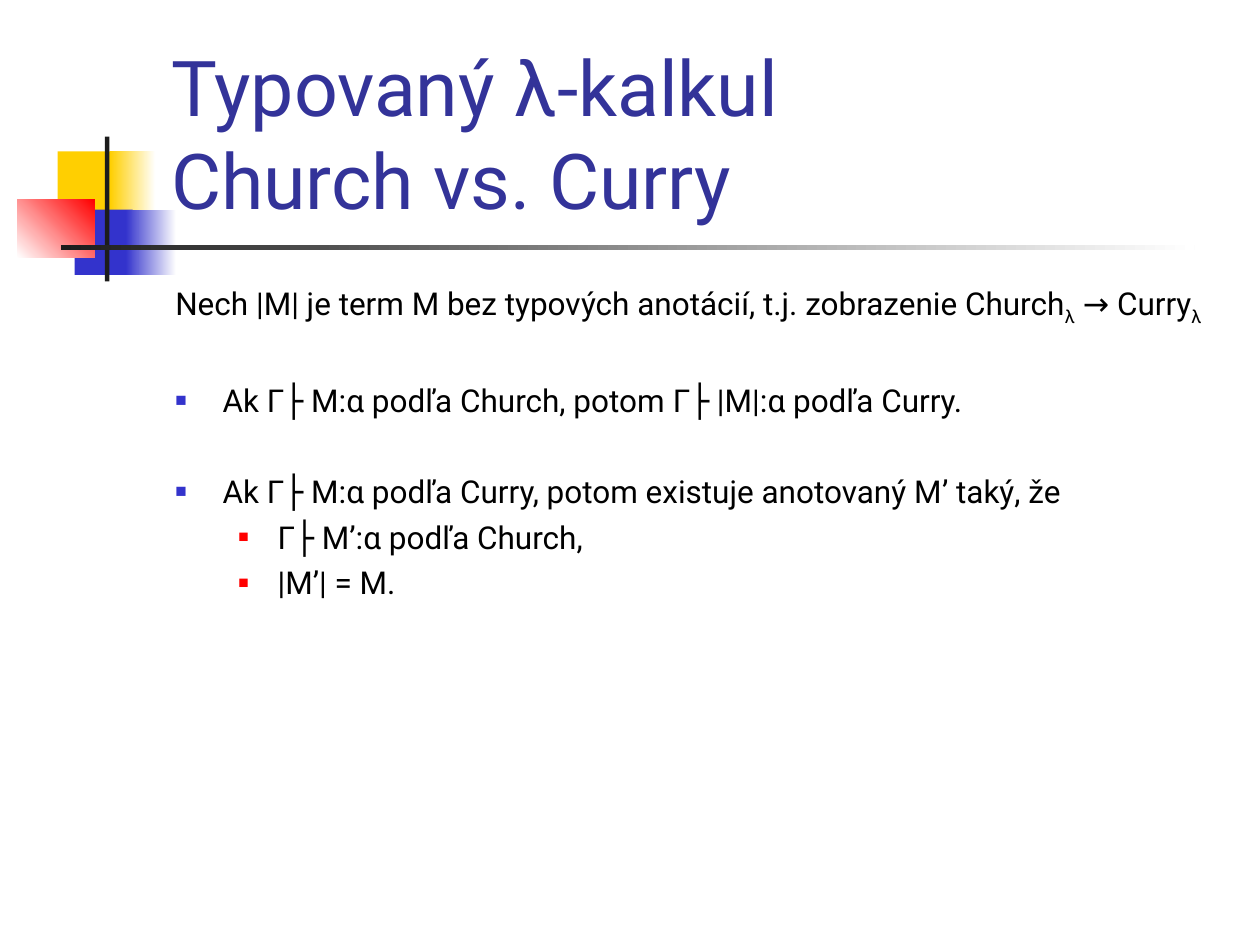
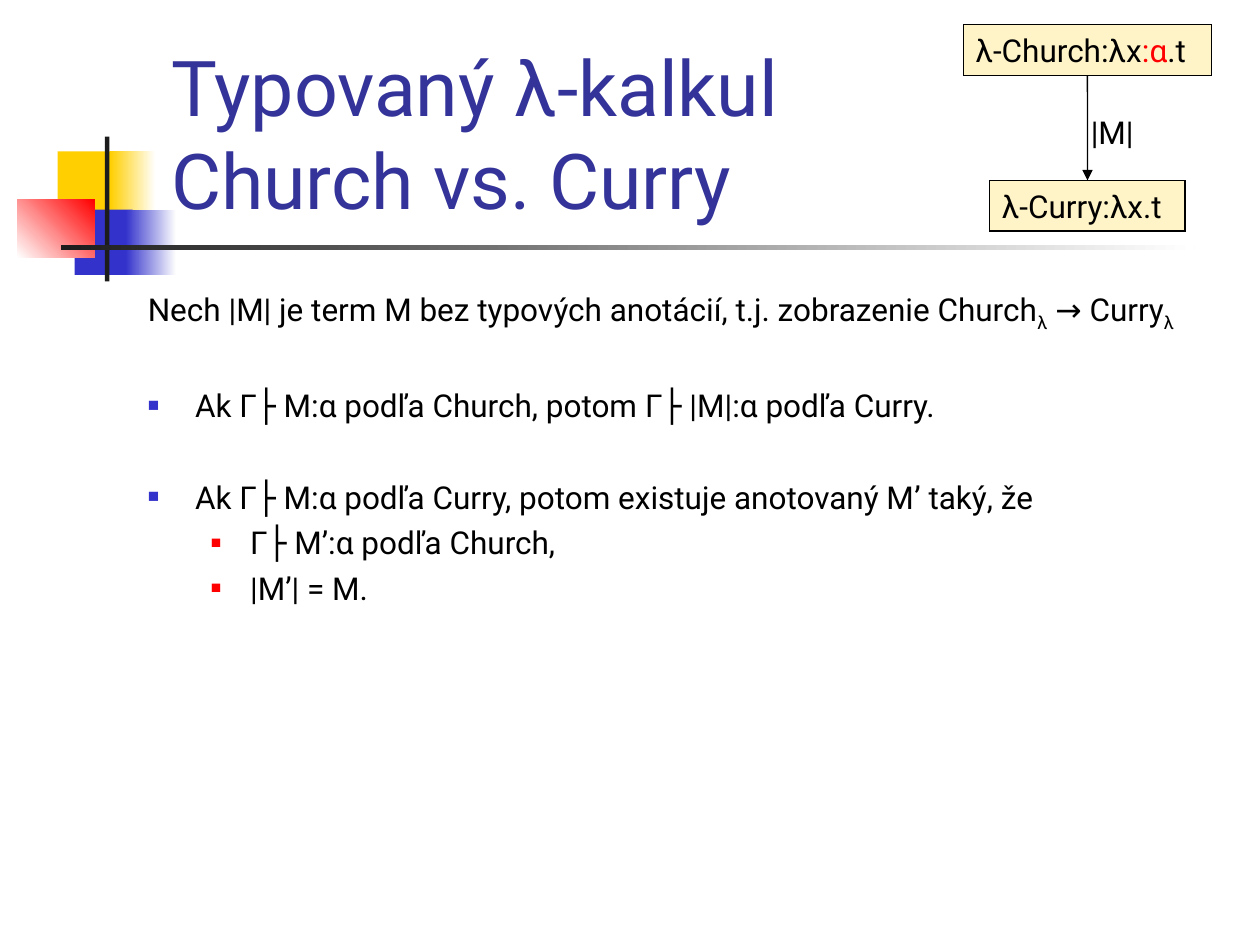
Before and after one commit to Funkcionalne/Prednasky, a slide deck: slide 15 of 08/08_fpro.ppt. Drawn at 1260x945 pixels with LibreOffice and Linux fonts; fonts in the diff are those of the drawing. Boxes give left, top, right and bottom in pixels: in the first picture for what was removed or moved away, otherwise in the second. Text is boxed around its words. In the diff, an @@ line names an element or a change of style, - is before the commit and + after.

```diff
--- a/08/08_fpro.ppt
+++ b/08/08_fpro.ppt
@@ rectangle added at <box>963,25,1211,76</box>, fill #FFF4C8, outline #000000 0.74 pt, 18 pt, text #000000 @@
+λ-Church:λx:α.t
@@ arrow added from (1087, 76) to (1087, 180), #000000 0.74 pt @@
@@ text added at <box>1091,121,1134,148</box>, 18 pt, text #000000 @@
+|M|
@@ rectangle added at <box>989,180,1184,231</box>, fill #FFF4C8, outline #000000 0.74 pt, 18 pt, text #000000 @@
+λ-Curry:λx.t
@@ text "Nech |M| je term M ...": place and size @@
-text "Nech |M| je term M ..." at <box>175,291,1060,598</box>
+text "Nech |M| je term M ..." at <box>148,297,1033,604</box>
```
Also in this commit, not shown: 22 other slides changed, 1 other file.
